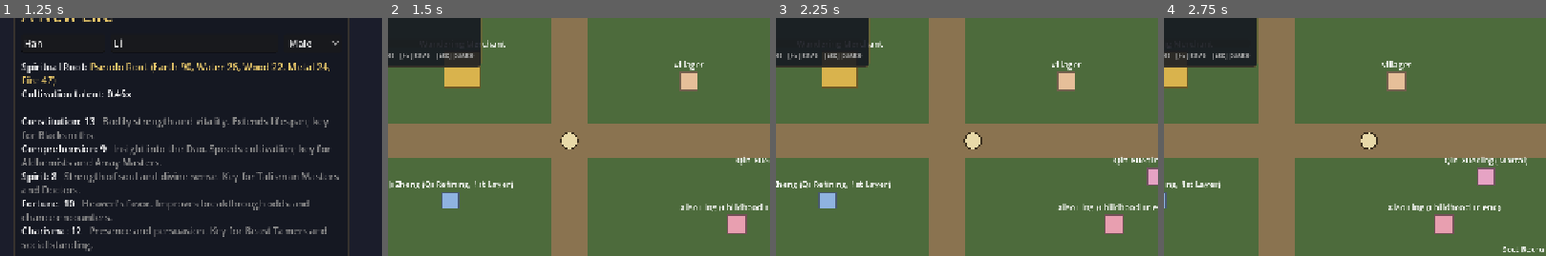
Above: before the commit, frames 1-4 (left to right).
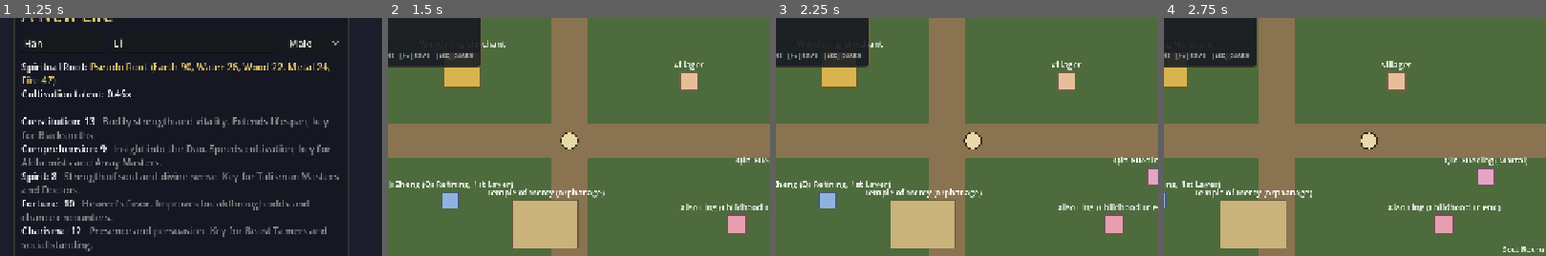
Above: after the commit, the same moments.

Repository: samridghimire/cultivation-game
Game: Godot game, scene res://src/ui/main_menu.tscn
The game is run twice, just before and just after one commit, with the same random seed, the same clock (stepped at 60 frames per second) and the same inputs.
Inputs (mouse positions are % of the whole screen's width and height, from its top left):
- Up to frame 1 (1.25 s): click "New Game" at 0.5 s
- Up to frame 2 (1.5 s): click "Begin" at 1.25 s
- Up to frame 3 (2.25 s): tap Enter at 2 s; move the mouse to (72, 45) at 2.02 s; hold D (move_right) from 2.03 s (still down); hold E (interact) from 2.03 s (still down); click (72, 45) at 2.17 s
- Up to frame 4 (2.75 s): keep holding D (move_right); keep holding E (interact)
The pictures show only the part of the screen within x 26-76%, y 24-74%; the shares and areas given below are measured in that part.

Frame 1 is identical in both runs. In frame 2, 3.9% of the frame differs, in the area x 26-57%, y 71-97%; in frame 3, 3.9%; in frame 4, 3.9%.

Commit message:
[FAM-003e] Adoption UI: orphanage place and Adopt NPC entry
Co-Authored-By: Claude <noreply@anthropic.com>
Claude-Session: https://claude.ai/code/session_01AGuH8wEreYHLqwCqCMVcah

Diff:
--- a/data/regions.json
+++ b/data/regions.json
@@ -1,5 +1,5 @@
 {
-  "_doc": "World regions. The world scene builds itself from …(350 unchanged characters)…  merchant, sect_hall, workshop, clinic, deed_giver, explore, travel, gather), 'p …(997 unchanged characters)…
+  "_doc": "World regions. The world scene builds itself from …(350 unchanged characters)…  merchant, sect_hall, workshop, clinic, orphanage (adopt a foundling, FAM-003e), deed_giver, explore, travel, gather), 'p …(997 unchanged characters)…
   "start_region": "qingshi_village",
   "regions": [
     {
@@ -20,6 +20,7 @@
         {"type": "sect_hall", "display_name": "Sect Recruitment Hall", "pos": [1250, 750], "size": [160, 110], "color": "b33f33"},
         {"type": "workshop", "display_name": "Village Workshop", "pos": [400, 720], "size": [130, 90], "color": "8c6640"},
         {"type": "clinic", "display_name": "Village Clinic", "pos": [220, 420], "size": [100, 75], "color": "7fbf9f"},
+        {"type": "orphanage", "display_name": "Temple of Mercy (orphanage)", "pos": [760, 640], "size": [110, 80], "color": "c9b37a"},
         {"type": "merchant", "display_name": "Wandering Merchant", "pos": [620, 380], "size": [60, 60], "color": "d9b34d"},
         {"type": "deed_giver", "display_name": "Hooded Stranger", "pos": [800, 250], "size": [30, 30], "color": "7a2f3a", "deed_context": "poisoner", "hidden_by_flag": "poisoner_gone"},
         {"type": "deed_giver", "display_name": "Villager", "pos": [1000, 400], "size": [30, 30], "color": "e6bf99", "deed_context": "villager", "hidden_by_flag": "villager_dead"},
--- a/src/core/game_data.gd
+++ b/src/core/game_data.gd
@@ -252,7 +252,7 @@
 func _validate_world() -> void:
 	if not regions.has(start_region):
 		load_errors.append("start_region '%s' is not a region" % start_region)
-	var place_types := ["meditation", "merchant", "sect_hall", "workshop", "clinic", "deed_giver", "explore", "travel", "gather"]
+	var place_types := ["meditation", "merchant", "sect_hall", "workshop", "clinic", "orphanage", "deed_giver", "explore", "travel", "gather"]
 	for region: Dictionary in regions.values():
 		for route: Dictionary in region.get("routes", []):
 			if not regions.has(route.get("to", "")):
--- a/src/world/interactables/npc.gd
+++ b/src/world/interactables/npc.gd
@@ -4,7 +4,8 @@
 ## window if one listens to EventBus.dialogue_requested, otherwise inline in
 ## this menu (each line is posted to the message log).
 ## Eligible partners also offer Court / Propose entries (FAM-002d); disabled
-## entries show why (Family.check_court / check_proposal).
+## entries show why (Family.check_court / check_proposal). Orphaned children
+## offer "Adopt <name>" (FAM-003e, Adoption.check_adoption).
 
 @export var npc_id := ""
 
@@ -30,7 +31,24 @@
 	if def.has("deed_context"):
 		for deed in Deeds.available(GameState.data, def["deed_context"], GameState.world_flags):
 			options.append({"label": deed["name"], "action": GameState.perform_deed.bind(deed["id"])})
+	options.append_array(_adoption_options())
 	options.append_array(_courtship_options())
+	return options
+
+
+## "Adopt <name>" for orphaned children young enough to adopt, not already the player's.
+func _adoption_options() -> Array[Dictionary]:
+	var options: Array[Dictionary] = []
+	var p := GameState.player
+	var data := GameState.data
+	var child: CharacterData = GameState.npcs.get(npc_id)
+	if p == null or child == null or Adoption.rules(data).is_empty():
+		return options
+	if child.age_years() > int(Adoption.rules(data).get("max_age", 12)) or child.parents.has(p.id) or not Adoption.is_orphan(child, GameState.npcs):
+		return options
+	var days := int(Adoption.rules(data).get("days", 1))
+	var label := "Adopt %s (%s)" % [child.name, Calendar.format_duration(days)]
+	options.append(_entry(label, Adoption.check_adoption(p, child, GameState.npcs, data), GameState.adopt.bind(npc_id)))
 	return options
 
 
--- /dev/null
+++ b/src/world/interactables/orphanage.gd
@@ -0,0 +1,16 @@
+extends Interactable
+## An orphanage or temple that cares for foundlings: adopt one for a donation
+## (GameState.adopt_foundling). Disabled entries show Adoption.check_foundling's
+## reason. Orphans living in the region are adopted from their own NPC menu.
+
+
+func get_options() -> Array[Dictionary]:
+	var c: CharacterData = GameState.player
+	var data: GameData = GameState.data
+	var options: Array[Dictionary] = []
+	var label := "Adopt a foundling (%d spirit stones)" % Adoption.foundling_donation(data)
+	var reason := Adoption.check_foundling(c, GameState.npcs, data)
+	if reason != "":
+		label += " (%s)" % reason
+	options.append({"label": label, "action": GameState.adopt_foundling, "disabled": reason != "", "keep_open": true})
+	return options
--- a/src/world/world.gd
+++ b/src/world/world.gd
@@ -11,6 +11,7 @@
 	"sect_hall": preload("res://src/world/interactables/sect_hall.gd"),
 	"workshop": preload("res://src/world/interactables/workshop.gd"),
 	"clinic": preload("res://src/world/interactables/clinic.gd"),
+	"orphanage": preload("res://src/world/interactables/orphanage.gd"),
 	"deed_giver": preload("res://src/world/interactables/deed_giver.gd"),
 	"explore": preload("res://src/world/interactables/explore_site.gd"),
 	"travel": preload("res://src/world/interactables/travel_point.gd"),
--- /dev/null
+++ b/tests/unit/test_adoption_ui.gd
@@ -0,0 +1,58 @@
+extends TestCase
+## FAM-003e: the orphanage place and the "Adopt <name>" NPC menu entry.
+
+
+func _root() -> Node:
+	return (Engine.get_main_loop() as SceneTree).root
+
+
+func _adopt_entries(menu: Node) -> Array:
+	return menu.get_options().filter(func(o: Dictionary) -> bool: return String(o["label"]).begins_with("Adopt "))
+
+
+func test_orphanage_is_placed_in_the_village() -> void:
+	var gs: Node = _root().get_node("GameState")
+	var found := false
+	for place: Dictionary in gs.data.regions["qingshi_village"]["places"]:
+		found = found or place["type"] == "orphanage"
+	assert_true(found, "Qingshi Village has an orphanage")
+
+
+func test_orphan_menu_entry_adopts() -> void:
+	var gs: Node = _root().get_node("GameState")
+	var c := CharacterFactory.create("Su Yan", gs.data, seeded_rng(), "female")
+	gs.start_session(c)
+	gs.current_region = "qingshi_village"
+	var orphan := Npcs.spawn(gs.npcs, gs.data, seeded_rng(4), {"age_years": 4, "region": "qingshi_village"})
+	var menu: Node = load("res://src/world/interactables/npc.gd").new()
+	menu.npc_id = orphan.id
+	var entries := _adopt_entries(menu)
+	assert_eq(entries.size(), 1, str(entries))
+	assert_false(entries[0]["disabled"], entries[0]["label"])
+	(entries[0]["action"] as Callable).call()
+	assert_true(c.children.has(orphan.id), "adopted")
+	assert_eq(_adopt_entries(menu).size(), 0, "no adopting your own child")
+	var teen := Npcs.spawn(gs.npcs, gs.data, seeded_rng(5), {"age_years": 15, "region": "qingshi_village"})
+	menu.npc_id = teen.id
+	assert_eq(_adopt_entries(menu).size(), 0, "too old to be adopted: no entry")
+	menu.free()
+	gs.end_session()
+
+
+func test_orphanage_foundling_needs_donation() -> void:
+	var gs: Node = _root().get_node("GameState")
+	var c := CharacterFactory.create("Su Yan", gs.data, seeded_rng(), "female")
+	gs.start_session(c)
+	c.inventory.erase("spirit_stone")
+	var orphanage: Node = load("res://src/world/interactables/orphanage.gd").new()
+	var options: Array[Dictionary] = orphanage.get_options()
+	assert_eq(options.size(), 1)
+	assert_true(options[0]["disabled"], options[0]["label"])
+	assert_true(String(options[0]["label"]).contains("donation"), options[0]["label"])
+	c.add_item("spirit_stone", Adoption.foundling_donation(gs.data))
+	options = orphanage.get_options()
+	assert_false(options[0]["disabled"], options[0]["label"])
+	(options[0]["action"] as Callable).call()
+	assert_eq(c.children.size(), 1, "foundling adopted")
+	orphanage.free()
+	gs.end_session()
Not shown, added: src/world/interactables/orphanage.gd.uid
Not shown, added: tests/unit/test_adoption_ui.gd.uid
Not shown, changed: docs/BACKLOG.md
Not shown, changed: docs/CHANGELOG.md
